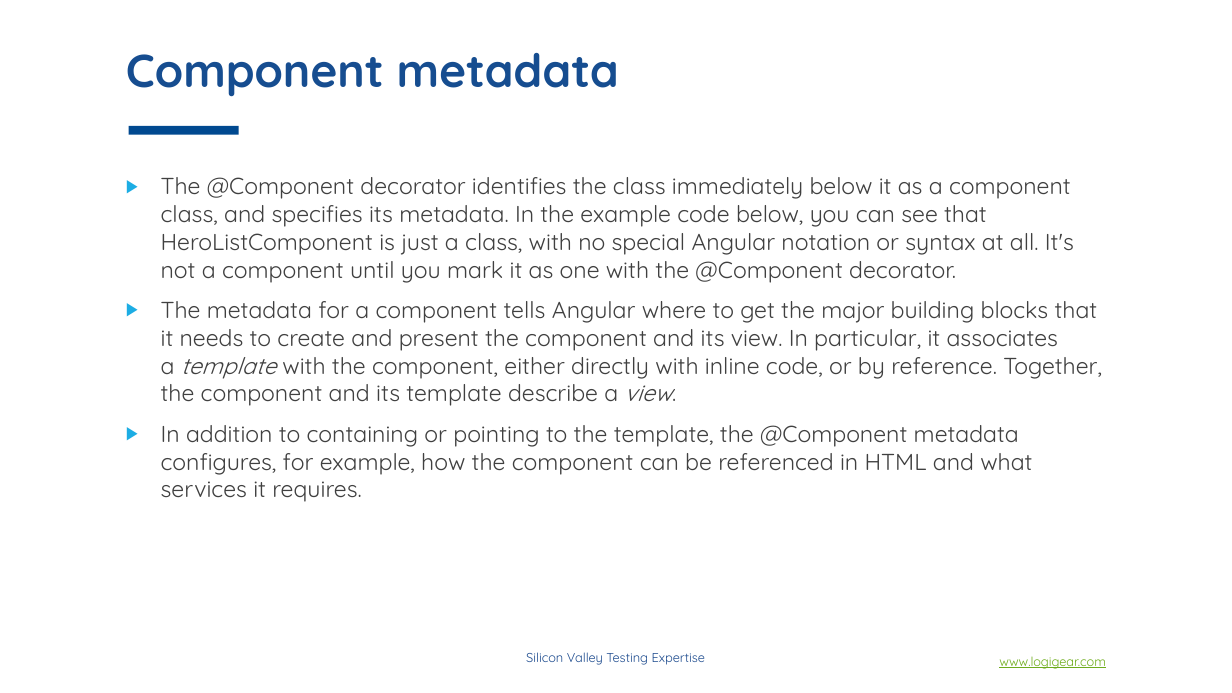
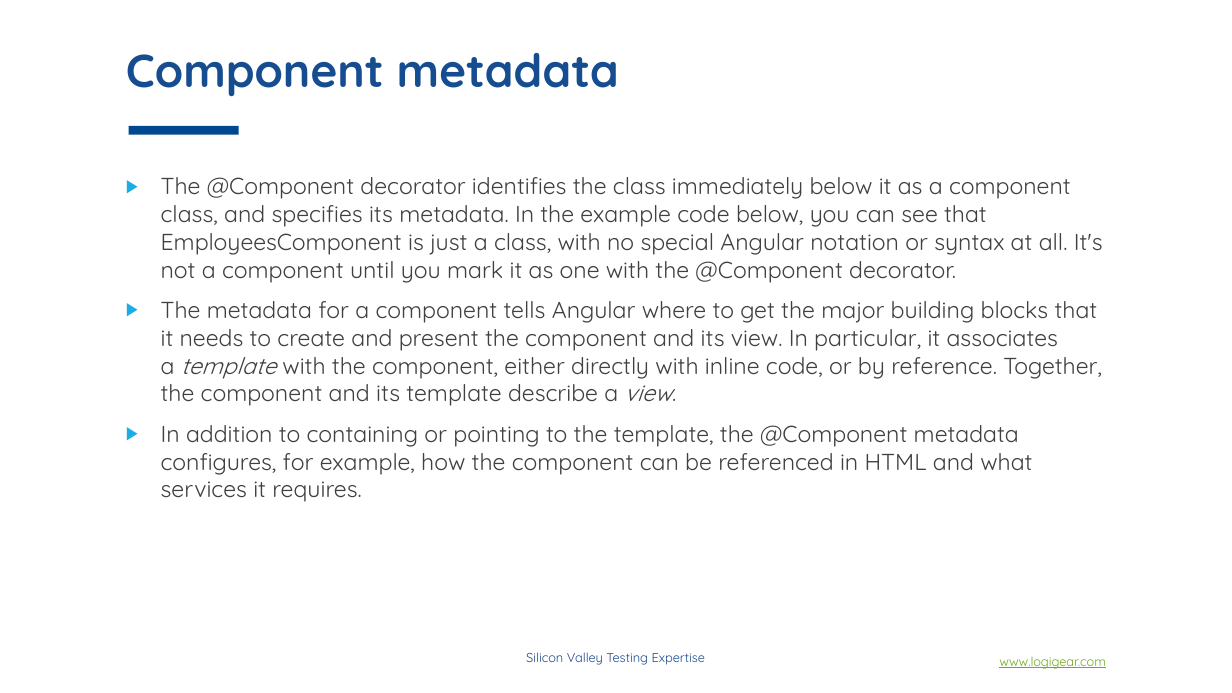
Before and after one commit to phongha1912/spring, a slide deck: slide 11 of Angular concepts.pptx (slide 9 before the commit). Drawn at 1232x693 pixels with LibreOffice and Linux fonts; fonts in the diff are those of the drawing; background and template pictures are left out. Boxes give left, top, right and bottom in pixels: in the first picture for what was removed or moved away, otherwise in the second. Text is boxed around its words. In the diff, an @@ line names an element or a change of style, - is before the commit and + after.

```diff
--- a/Angular concepts.pptx
+++ b/Angular concepts.pptx
@@ text at [161, 177, 1103, 283]: text changed @@
-▶ The @Component decorator identifies the class immediately below it as a component class, and specifies its metadata. In the example code below, you can see that HeroListComponent is just a class, with no special Angular notation or syntax at all. It's not a component until you mark it as one with the @Component decorator.
+▶ The @Component decorator identifies the class immediately below it as a component class, and specifies its metadata. In the example code below, you can see that EmployeesComponent is just a class, with no special Angular notation or syntax at all. It's not a component until you mark it as one with the @Component decorator.
```
Also in this commit, not shown: 6 other slides changed, 14 slides added, 1 slide removed.
